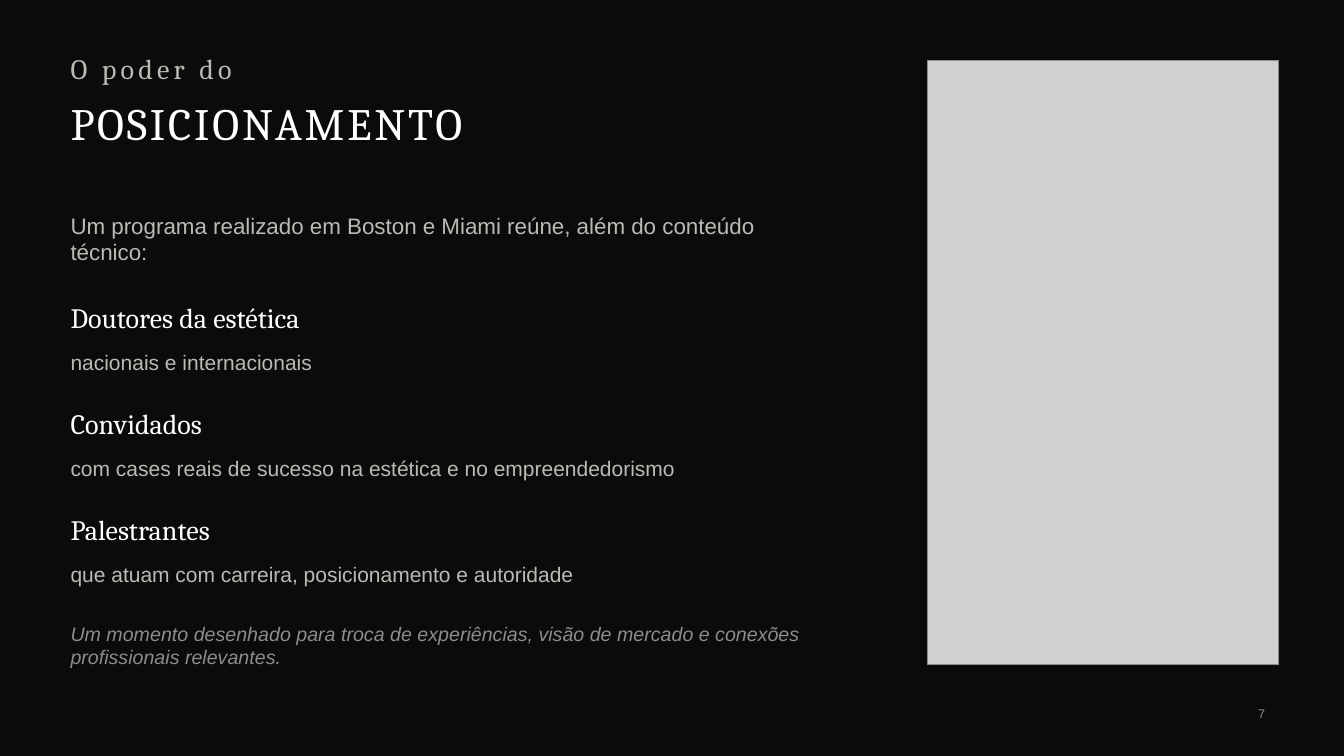
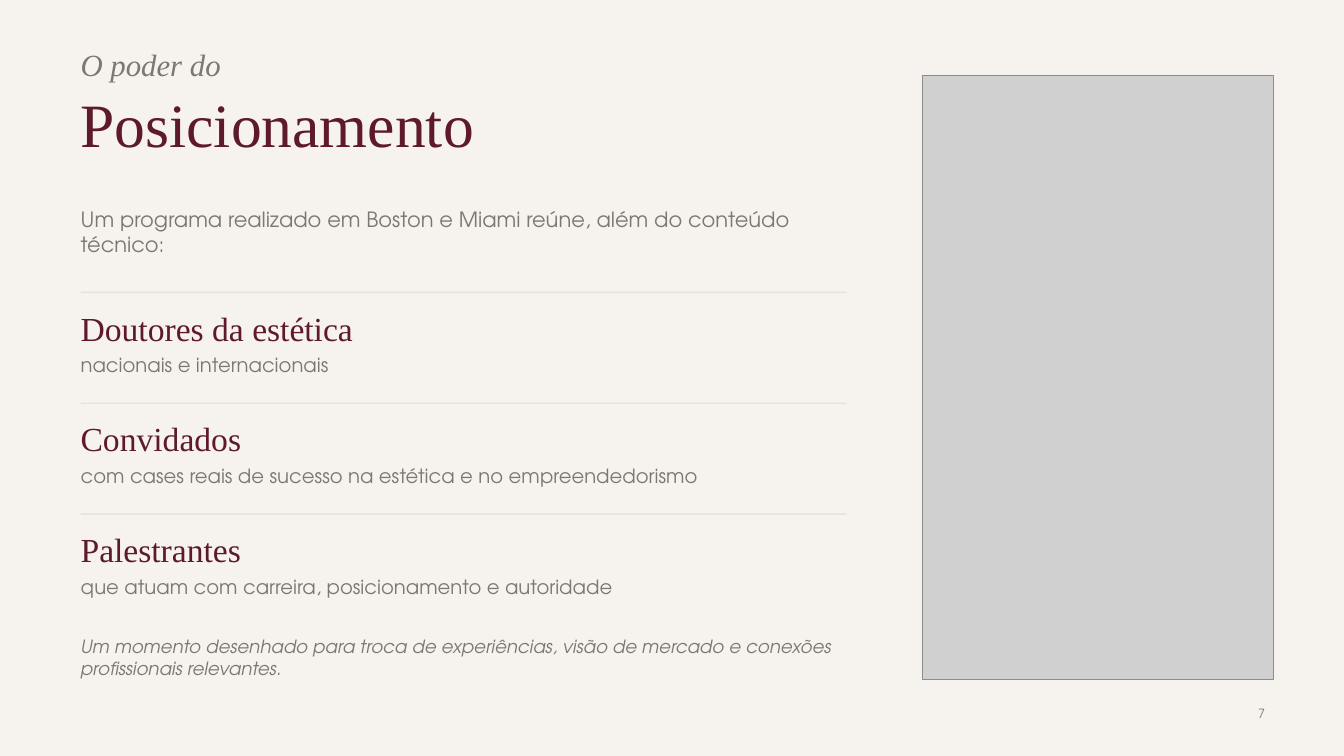
Before and after one commit to humbertovecchi/vecchi, a slide deck: slide 7 of entregas/Formacao-Internacional-Etapa-Miami.pptx. Drawn at 1344x756 pixels with LibreOffice and Linux fonts; fonts in the diff are those of the drawing; grey boxes stand for pictures. Boxes give left, top, right and bottom in pixels: in the first picture for what was removed or moved away, otherwise in the second. Text is boxed around its words. In the diff, an @@ line names an element or a change of style, - is before the commit and + after.

```diff
--- a/entregas/Formacao-Internacional-Etapa-Miami.pptx
+++ b/entregas/Formacao-Internacional-Etapa-Miami.pptx
@@ background #0B0B0C to #F6F3EE @@
@@ text "O poder do": place and size @@
-text "O poder do" at bbox=[71, 59, 231, 85]
+text "O poder do" at bbox=[81, 54, 221, 82]
@@ text "O poder do" at bbox=[81, 54, 221, 82]: size 20 to 22 pt, font Cambria to Times New Roman, text colour #BDBAB4 to #7D7771, letter spacing 3 to 0 pt, italic on; vertical alignment middle to top @@
@@ picture: place and size @@
-picture at bbox=[928, 60, 1278, 664]
+picture at bbox=[923, 76, 1273, 680]
@@ title at bbox=[81, 106, 474, 148]: text changed; size 32 to 44 pt; font Cambria to Times New Roman; text colour #FFFFFF to #5E1A2A @@
-POSICIONAMENTO
+Posicionamento
@@ text "Um programa realizado em Boston ...": place and size @@
-text "Um programa realizado em Boston ..." at bbox=[71, 217, 754, 260]
+text "Um programa realizado em Boston ..." at bbox=[81, 211, 789, 252]
@@ text "Um programa realizado em Boston ..." at bbox=[81, 211, 789, 252]: size 16 to 15 pt, font Arial to TeX Gyre Adventor, text colour #BDBAB4 to #7D7771 @@
@@ line added from (81, 292) to (847, 292), #E7E1D8 1 pt @@
@@ text "Doutores da estética": place and size @@
-text "Doutores da estética" at bbox=[71, 308, 299, 329]
+text "Doutores da estética" at bbox=[81, 317, 353, 342]
@@ text "nacionais e internacionais": place and size @@
-text "nacionais e internacionais" at bbox=[71, 355, 311, 370]
+text "nacionais e internacionais" at bbox=[81, 357, 328, 372]
@@ text "Convidados": place and size @@
-text "Convidados" at bbox=[71, 414, 202, 435]
+text "Convidados" at bbox=[81, 427, 241, 452]
@@ line added from (81, 403) to (847, 403), #E7E1D8 1 pt @@
@@ text "com cases reais de sucesso ...": place and size @@
-text "com cases reais de sucesso ..." at bbox=[71, 460, 675, 481]
+text "com cases reais de sucesso ..." at bbox=[81, 468, 698, 487]
@@ size 20 to 24 pt, font Cambria to Times New Roman, text colour #FFFFFF to #5E1A2A; vertical alignment middle to top in 3 elements at bbox=[81, 317, 353, 342], bbox=[81, 427, 241, 452], bbox=[81, 538, 241, 563] @@
@@ text "Palestrantes": place and size @@
-text "Palestrantes" at bbox=[71, 520, 210, 541]
+text "Palestrantes" at bbox=[81, 538, 241, 563]
@@ line added from (81, 514) to (847, 514), #E7E1D8 1 pt @@
@@ size 15 to 14 pt, font Arial to TeX Gyre Adventor, text colour #BDBAB4 to #7D7771; vertical alignment middle to top in 3 elements at bbox=[81, 357, 328, 372], bbox=[81, 468, 698, 487], bbox=[81, 579, 612, 598] @@
@@ text "que atuam com carreira, posicionamento ...": place and size @@
-text "que atuam com carreira, posicionamento ..." at bbox=[71, 567, 573, 586]
+text "que atuam com carreira, posicionamento ..." at bbox=[81, 579, 612, 598]
@@ text "Um momento desenhado para troca ...": place and size @@
-text "Um momento desenhado para troca ..." at bbox=[71, 627, 799, 668]
+text "Um momento desenhado para troca ..." at bbox=[81, 639, 831, 679]
@@ text "Um momento desenhado para troca ..." at bbox=[81, 639, 831, 679]: size 14 to 13 pt, font Arial to TeX Gyre Adventor, text colour #8E8C88 to #7D7771; vertical alignment middle to top @@
@@ page number at bbox=[1258, 708, 1265, 718]: font Arial to TeX Gyre Adventor, text colour #8E8C88 to #7D7771 @@
```
Also in this commit, not shown: 8 other slides changed, 1 slide added, 1 slide removed, 10 other files.
